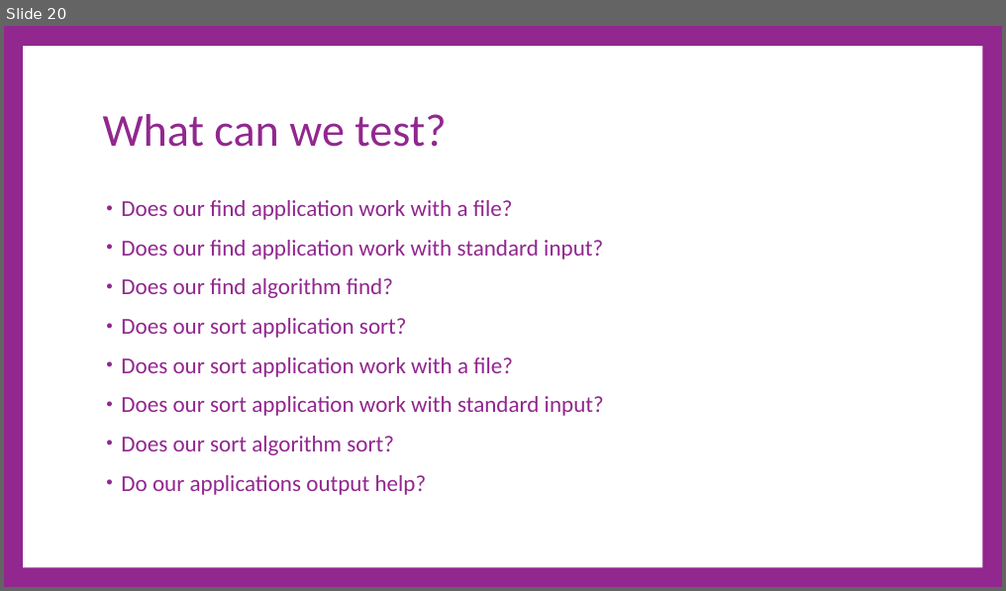
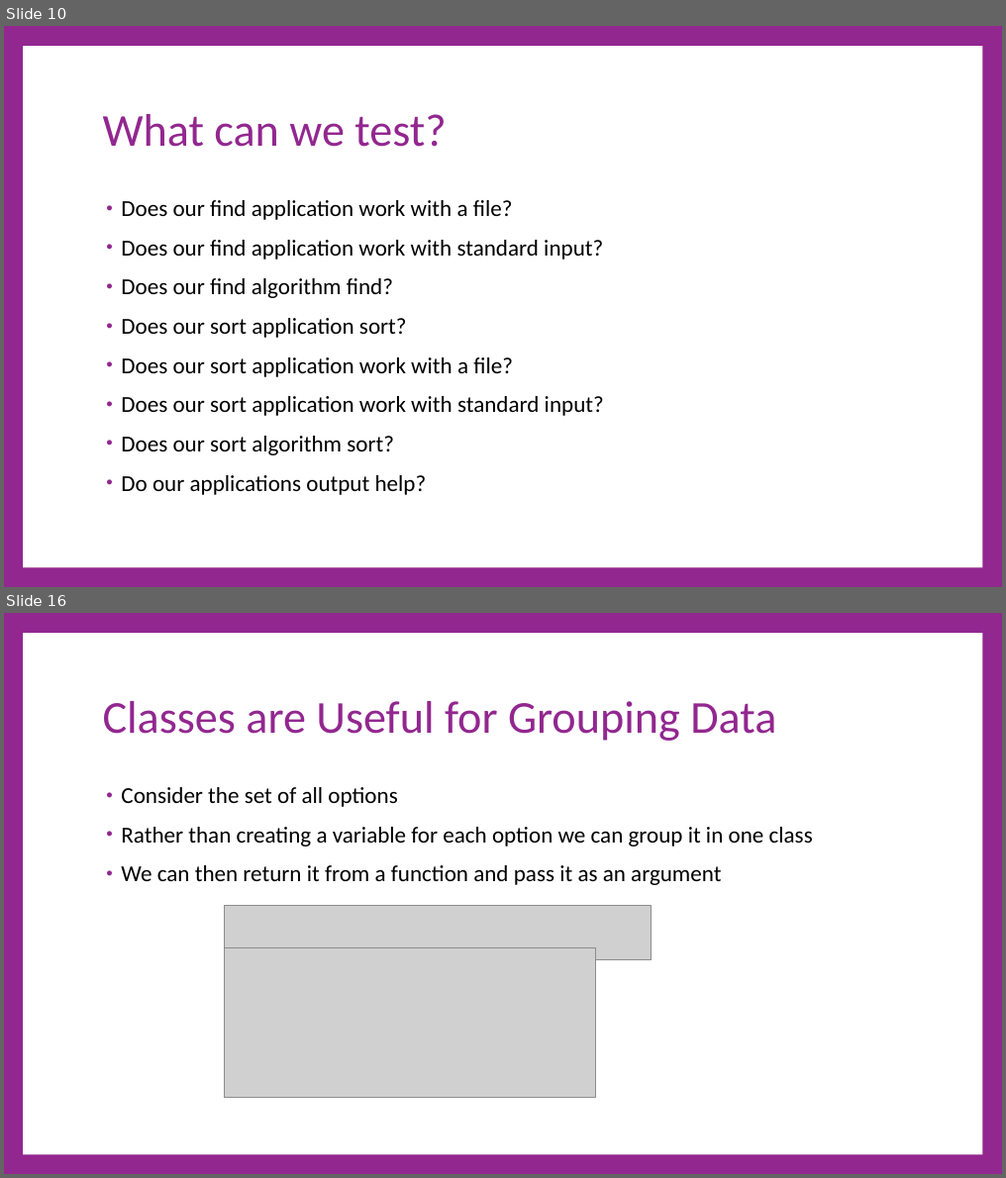
Before and after one commit to cdiggins/cs321, a slide deck: class-notes/cs321-winter-2023-lecture-9-classes-and-libraries.pptx. Shown one above the other, each under a label of ours: slide 20 before the commit, slides 10 and 16 after it; the slides between them are not shown. The pictures are 1006x591 and 1006x1178 pixels, drawn with LibreOffice and Linux fonts; fonts in the diff are those of the drawing; grey boxes stand for pictures. Boxes give left, top, right and bottom in pixels: in the first picture for what was removed or moved away, otherwise in the second. Text is boxed around its words. In the diff, an @@ line names an element or a change of style, - is before the commit and + after.

```diff
--- a/class-notes/cs321-winter-2023-lecture-9-classes-and-libraries.pptx
+++ b/class-notes/cs321-winter-2023-lecture-9-classes-and-libraries.pptx
@@ slide 16 added at (4,613,1002,1174), background #92278F; not listed: 1 template element that a slide beside it also shows @@
@@ title added at (103,701,776,741), 66 pt, text #92278F @@
+Classes are Useful for Grouping Data
@@ text added at (121,787,813,885), 33 pt, text #000000 @@
+• Consider the set of all options
+• Rather than creating a variable for each option we can group it in one class
+• We can then return it from a function and pass it as an argument
@@ picture added at (225,905,650,959) @@
@@ picture added at (225,948,595,1097) @@
@@ what was slide 20 is now slide 10 @@
@@ slide 10 changed as well @@
@@ text "Does our find application work ..." at (121,200,604,495): text colour #92278F to #000000 @@
```
Also in this commit, not shown: 6 other slides changed, 10 other slides added, 28 slides removed, 5 other files.
